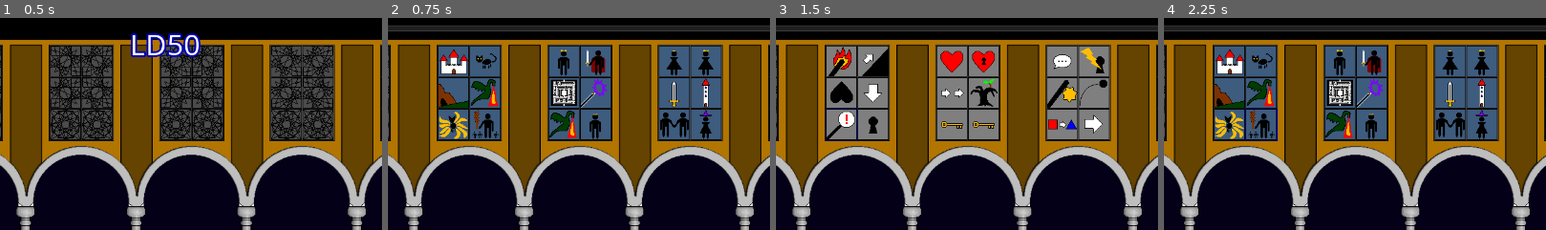
Above: before the commit, frames 1-4 (left to right).
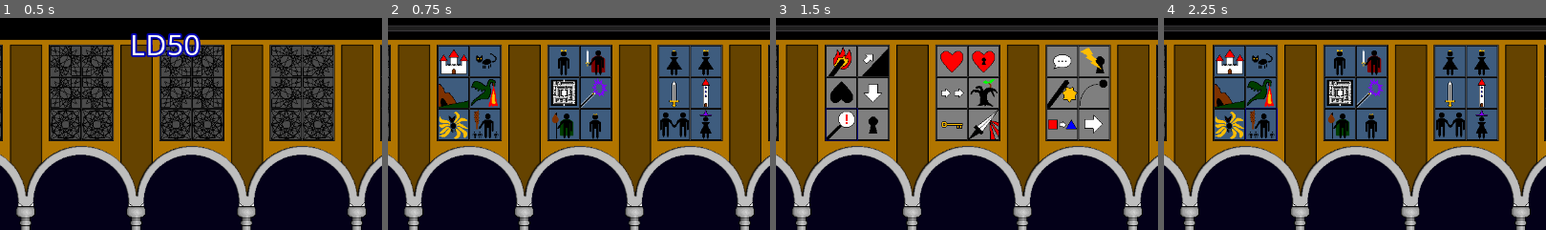
Above: after the commit, the same moments.

Repository: alpacanumerals/LD50
Game: Godot game, scene res://TitleScreen.tscn
The game is run twice, just before and just after one commit, with the same random seed, the same clock (stepped at 60 frames per second) and the same inputs.
Inputs (mouse positions are % of the whole screen's width and height, from its top left):
- Up to frame 1 (0.5 s): no input
- Up to frame 2 (0.75 s): click "Start" at 0.5 s
- Up to frame 3 (1.5 s): tap Enter at 1.25 s; drag from (37, 10) to (39, 58) at 1.27 s
- Up to frame 4 (2.25 s): tap Space at 2 s; drag from (41, 10) to (39, 58) at 2.02 s
The pictures show only the part of the screen within x 28-78%, y 0-50%; the shares and areas given below are measured in that part.

Frame 1 is identical in both runs. In frame 2, 0.6% of the frame differs, in the area x 42-50%, y 43-58%; in frame 3, 0.4%; in frame 4, 0.6%.

Commit message:
lists!

Diff:
--- a/cards/castle.gd
+++ b/cards/castle.gd
@@ -21,7 +21,11 @@
 const structure: bool = true
 const weak: bool = false
 const marriageable: bool = true
+const lovelist = []
+const hatelist = []
 
+var lovelist_now
+var hatelist_now
 var marriageable_now
 var aflame_now
 var airborne_now
@@ -59,3 +63,5 @@
     structure_now = structure
     weak_now = weak
     marriageable_now = marriageable
+    lovelist_now = lovelist
+    hatelist_now = hatelist
--- a/cards/cat.gd
+++ b/cards/cat.gd
@@ -21,7 +21,11 @@
 const structure: bool = false
 const weak: bool = true
 const marriageable: bool = true
+const lovelist = []
+const hatelist = []
 
+var lovelist_now
+var hatelist_now
 var marriageable_now
 var aflame_now
 var airborne_now
@@ -59,3 +63,5 @@
     structure_now = structure
     weak_now = weak
     marriageable_now = marriageable
+    lovelist_now = lovelist
+    hatelist_now = hatelist
--- a/cards/cavern.gd
+++ b/cards/cavern.gd
@@ -21,7 +21,11 @@
 const structure: bool = true
 const weak: bool = false
 const marriageable: bool = true
+const lovelist = []
+const hatelist = []
 
+var lovelist_now
+var hatelist_now
 var marriageable_now
 var aflame_now
 var airborne_now
@@ -59,3 +63,5 @@
     structure_now = structure
     weak_now = weak
     marriageable_now = marriageable
+    lovelist_now = lovelist
+    hatelist_now = hatelist
--- a/cards/dragon.gd
+++ b/cards/dragon.gd
@@ -21,7 +21,11 @@
 const structure: bool = false
 const weak: bool = false
 const marriageable: bool = true
+const lovelist = []
+const hatelist = []
 
+var lovelist_now
+var hatelist_now
 var marriageable_now
 var aflame_now
 var airborne_now
@@ -59,3 +63,5 @@
     structure_now = structure
     weak_now = weak
     marriageable_now = marriageable
+    lovelist_now = lovelist
+    hatelist_now = hatelist
--- a/cards/fox.gd
+++ b/cards/fox.gd
@@ -21,7 +21,11 @@
 const structure: bool = false
 const weak: bool = true
 const marriageable: bool = true
+const lovelist = []
+const hatelist = []
 
+var lovelist_now
+var hatelist_now
 var marriageable_now
 var aflame_now
 var airborne_now
@@ -59,3 +63,5 @@
     structure_now = structure
     weak_now = weak
     marriageable_now = marriageable
+    lovelist_now = lovelist
+    hatelist_now = hatelist
--- a/cards/giant.gd
+++ b/cards/giant.gd
@@ -21,7 +21,11 @@
 const structure: bool = false
 const weak: bool = false
 const marriageable: bool = true
+const lovelist = []
+const hatelist = []
 
+var lovelist_now
+var hatelist_now
 var marriageable_now
 var aflame_now
 var airborne_now
@@ -59,3 +63,5 @@
     structure_now = structure
     weak_now = weak
     marriageable_now = marriageable
+    lovelist_now = lovelist
+    hatelist_now = hatelist
--- a/cards/king.gd
+++ b/cards/king.gd
@@ -21,7 +21,11 @@
 const structure: bool = false
 const weak: bool = false
 const marriageable: bool = true
+const lovelist = []
+const hatelist = []
 
+var lovelist_now
+var hatelist_now
 var marriageable_now
 var aflame_now
 var airborne_now
@@ -59,3 +63,5 @@
     structure_now = structure
     weak_now = weak
     marriageable_now = marriageable
+    lovelist_now = lovelist
+    hatelist_now = hatelist
--- a/cards/knight.gd
+++ b/cards/knight.gd
@@ -21,7 +21,11 @@
 const structure: bool = false
 const weak: bool = false
 const marriageable: bool = true
+const lovelist = []
+const hatelist = []
 
+var lovelist_now
+var hatelist_now
 var marriageable_now
 var aflame_now
 var airborne_now
@@ -59,3 +63,5 @@
     structure_now = structure
     weak_now = weak
     marriageable_now = marriageable
+    lovelist_now = lovelist
+    hatelist_now = hatelist
--- a/cards/labyrinth.gd
+++ b/cards/labyrinth.gd
@@ -21,7 +21,11 @@
 const structure: bool = true
 const weak: bool = false
 const marriageable: bool = true
+const lovelist = []
+const hatelist = []
 
+var lovelist_now
+var hatelist_now
 var marriageable_now
 var aflame_now
 var airborne_now
@@ -59,3 +63,5 @@
     structure_now = structure
     weak_now = weak
     marriageable_now = marriageable
+    lovelist_now = lovelist
+    hatelist_now = hatelist
--- a/cards/magic.gd
+++ b/cards/magic.gd
@@ -21,7 +21,11 @@
 const structure: bool = false
 const weak: bool = false
 const marriageable: bool = true
+const lovelist = []
+const hatelist = []
 
+var lovelist_now
+var hatelist_now
 var marriageable_now
 var aflame_now
 var airborne_now
@@ -59,3 +63,5 @@
     structure_now = structure
     weak_now = weak
     marriageable_now = marriageable
+    lovelist_now = lovelist
+    hatelist_now = hatelist
--- a/cards/peddler.gd
+++ b/cards/peddler.gd
@@ -2,7 +2,7 @@
 class_name Peddler
 
 const card_name: String = "Peddler"
-const texture: StreamTexture = preload("res://assets/noun/dragon.png")
+const texture: StreamTexture = preload("res://assets/noun/peddler.png")
 
 
 const aflame: bool = false
@@ -21,7 +21,11 @@
 const structure: bool = false
 const weak: bool = true
 const marriageable: bool = true
+const lovelist = []
+const hatelist = []
 
+var lovelist_now
+var hatelist_now
 var marriageable_now
 var aflame_now
 var airborne_now
@@ -59,3 +63,5 @@
     structure_now = structure
     weak_now = weak
     marriageable_now = marriageable
+    lovelist_now = lovelist
+    hatelist_now = hatelist
--- a/cards/prince.gd
+++ b/cards/prince.gd
@@ -21,7 +21,11 @@
 const structure: bool = false
 const weak: bool = false
 const marriageable: bool = true
+const lovelist = []
+const hatelist = []
 
+var lovelist_now
+var hatelist_now
 var marriageable_now
 var aflame_now
 var airborne_now
@@ -59,3 +63,5 @@
     structure_now = structure
     weak_now = weak
     marriageable_now = marriageable
+    lovelist_now = lovelist
+    hatelist_now = hatelist
--- a/cards/princess.gd
+++ b/cards/princess.gd
@@ -21,7 +21,11 @@
 const structure: bool = false
 const weak: bool = true
 const marriageable: bool = true
+const lovelist = []
+const hatelist = []
 
+var lovelist_now
+var hatelist_now
 var marriageable_now
 var aflame_now
 var airborne_now
@@ -59,3 +63,5 @@
     structure_now = structure
     weak_now = weak
     marriageable_now = marriageable
+    lovelist_now = lovelist
+    hatelist_now = hatelist
--- a/cards/queen.gd
+++ b/cards/queen.gd
@@ -21,7 +21,11 @@
 const structure: bool = false
 const weak: bool = true
 const marriageable: bool = true
+const lovelist = []
+const hatelist = []
 
+var lovelist_now
+var hatelist_now
 var marriageable_now
 var aflame_now
 var airborne_now
@@ -59,3 +63,5 @@
     structure_now = structure
     weak_now = weak
     marriageable_now = marriageable
+    lovelist_now = lovelist
+    hatelist_now = hatelist
--- a/cards/sword.gd
+++ b/cards/sword.gd
@@ -21,7 +21,11 @@
 const structure: bool = false
 const weak: bool = false
 const marriageable: bool = true
+const lovelist = []
+const hatelist = []
 
+var lovelist_now
+var hatelist_now
 var marriageable_now
 var aflame_now
 var airborne_now
@@ -59,3 +63,5 @@
     structure_now = structure
     weak_now = weak
     marriageable_now = marriageable
+    lovelist_now = lovelist
+    hatelist_now = hatelist
--- a/cards/tower.gd
+++ b/cards/tower.gd
@@ -21,7 +21,11 @@
 const structure: bool = true
 const weak: bool = false
 const marriageable: bool = true
+const lovelist = []
+const hatelist = []
 
+var lovelist_now
+var hatelist_now
 var marriageable_now
 var aflame_now
 var airborne_now
@@ -59,3 +63,5 @@
     structure_now = structure
     weak_now = weak
     marriageable_now = marriageable
+    lovelist_now = lovelist
+    hatelist_now = hatelist
--- a/cards/twin.gd
+++ b/cards/twin.gd
@@ -21,7 +21,11 @@
 const structure: bool = false
 const weak: bool = false
 const marriageable: bool = true
+const lovelist = []
+const hatelist = []
 
+var lovelist_now
+var hatelist_now
 var marriageable_now
 var aflame_now
 var airborne_now
@@ -59,3 +63,5 @@
     structure_now = structure
     weak_now = weak
     marriageable_now = marriageable
+    lovelist_now = lovelist
+    hatelist_now = hatelist
--- a/cards/witch.gd
+++ b/cards/witch.gd
@@ -21,7 +21,11 @@
 const structure: bool = false
 const weak: bool = true
 const marriageable: bool = true
+const lovelist = []
+const hatelist = []
 
+var lovelist_now
+var hatelist_now
 var marriageable_now
 var aflame_now
 var airborne_now
@@ -59,3 +63,5 @@
     structure_now = structure
     weak_now = weak
     marriageable_now = marriageable
+    lovelist_now = lovelist
+    hatelist_now = hatelist
--- a/cards2/slew.gd
+++ b/cards2/slew.gd
@@ -2,7 +2,7 @@
 class_name Slew
 
 const card_name: String = "slew"
-const texture: StreamTexture = preload("res://assets/verb/rewarded.png")
+const texture: StreamTexture = preload("res://assets/verb/slew.png")
 
 const action: bool = true
 const adventure: bool = true
